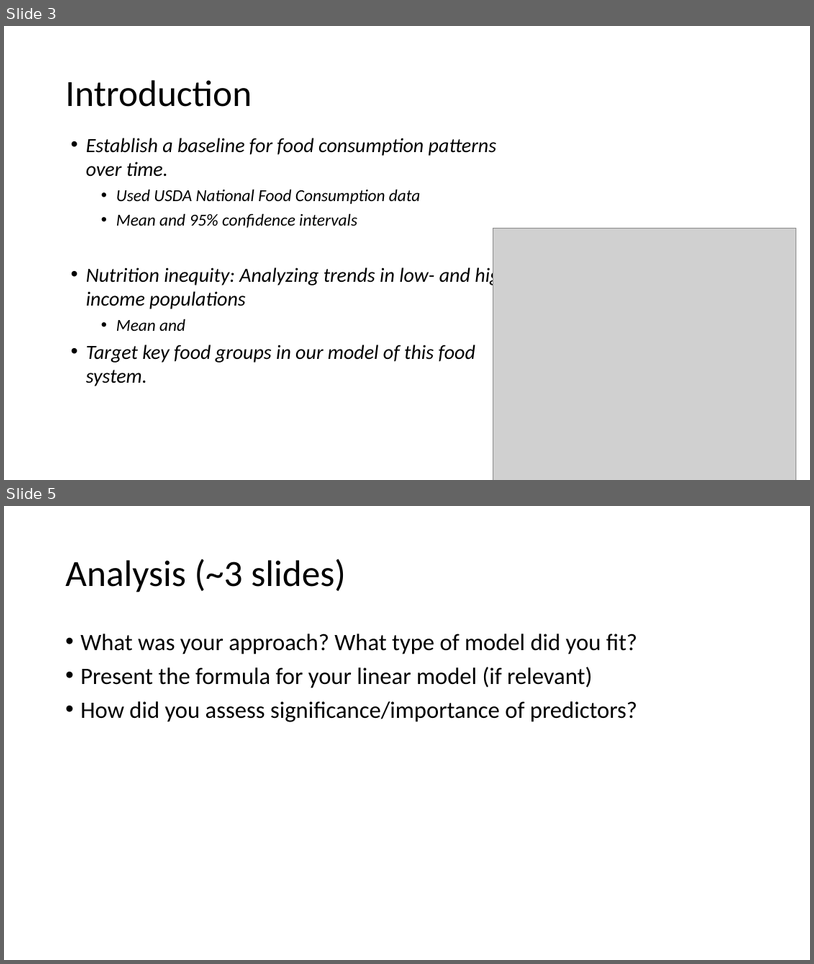
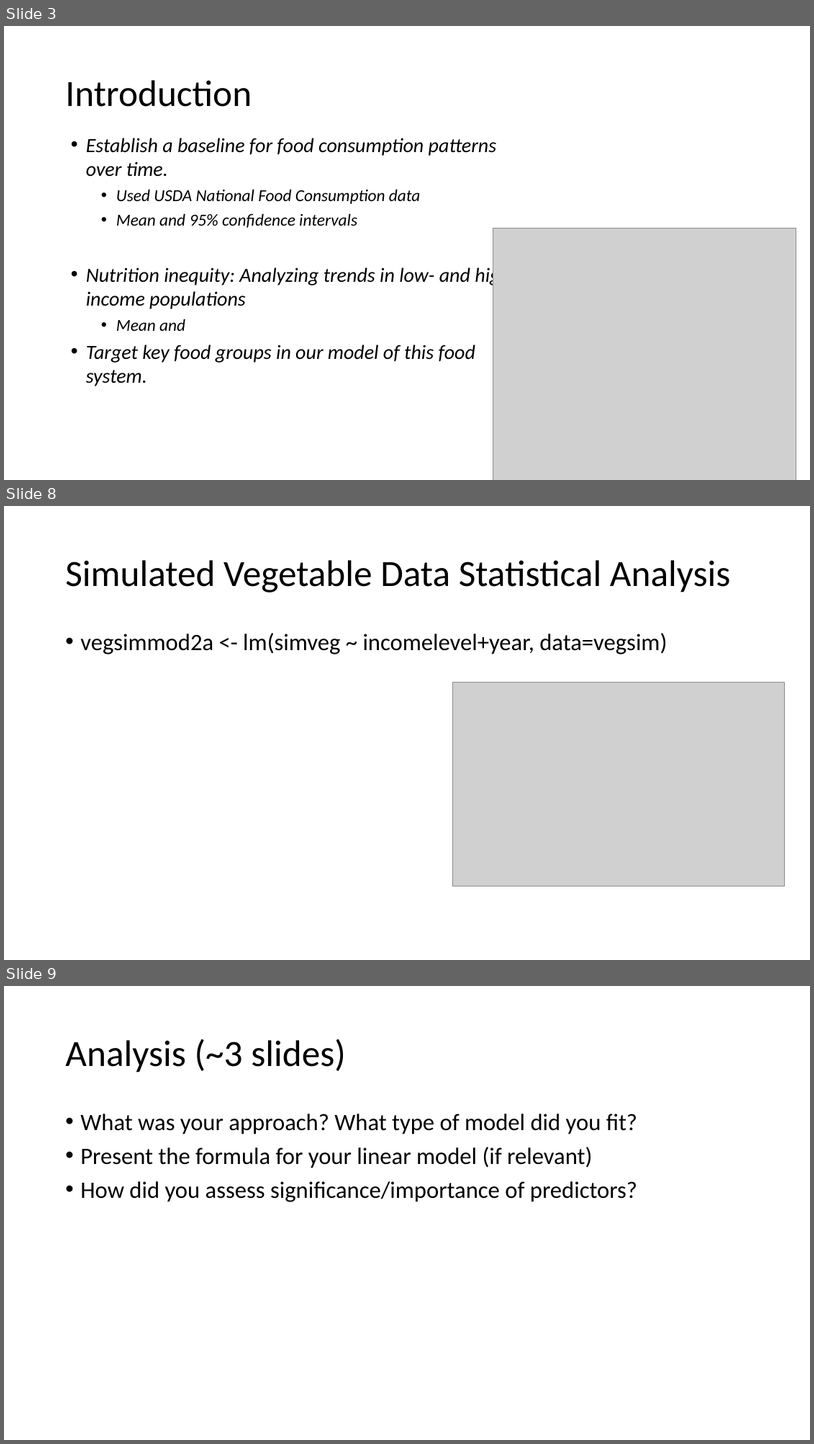
Before and after one commit to EEOB590A-Fall-2019/TiffanieRepository, a slide deck: docs/Stone_presentation_12-8-19.pptx. Shown one above the other, each under a label of ours: slides 3 and 5 before the commit, slides 3, 8 and 9 after it; the slides between them are not shown. The pictures are 814x964 and 814x1444 pixels, drawn with LibreOffice and Linux fonts; fonts in the diff are those of the drawing; grey boxes stand for pictures. Boxes give left, top, right and bottom in pixels: in the first picture for what was removed or moved away, otherwise in the second. Text is boxed around its words. In the diff, an @@ line names an element or a change of style, - is before the commit and + after.

Commit message:
Working on final project - analysis of simulation data and continuing to organize repository

```diff
--- a/docs/Stone_presentation_12-8-19.pptx
+++ b/docs/Stone_presentation_12-8-19.pptx
@@ slide 8 added at [4, 506, 810, 960], background #FFFFFF @@
@@ title added at [65, 560, 731, 592], 44 pt, text #000000 @@
+Simulated Vegetable Data Statistical Analysis
@@ text added at [80, 633, 667, 654], 28 pt, text #000000 @@
+• vegsimmod2a <- lm(simveg ~ incomelevel+year, data=vegsim)
@@ picture added at [453, 682, 785, 885] @@
@@ what was slide 5 is now slide 9 @@
```
Also in this commit, not shown: 1 slide changed, 4 other slides added, 9 other files.
